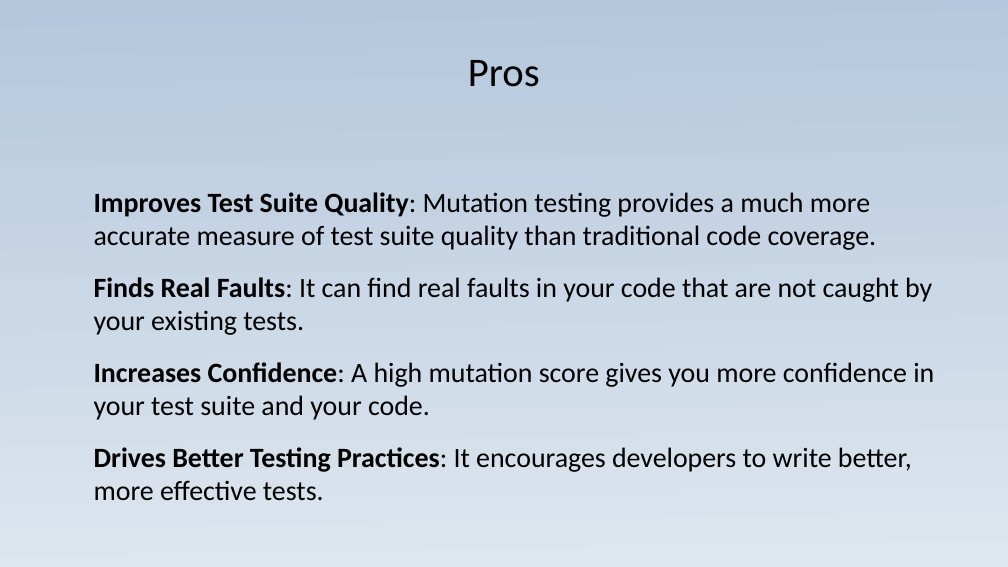
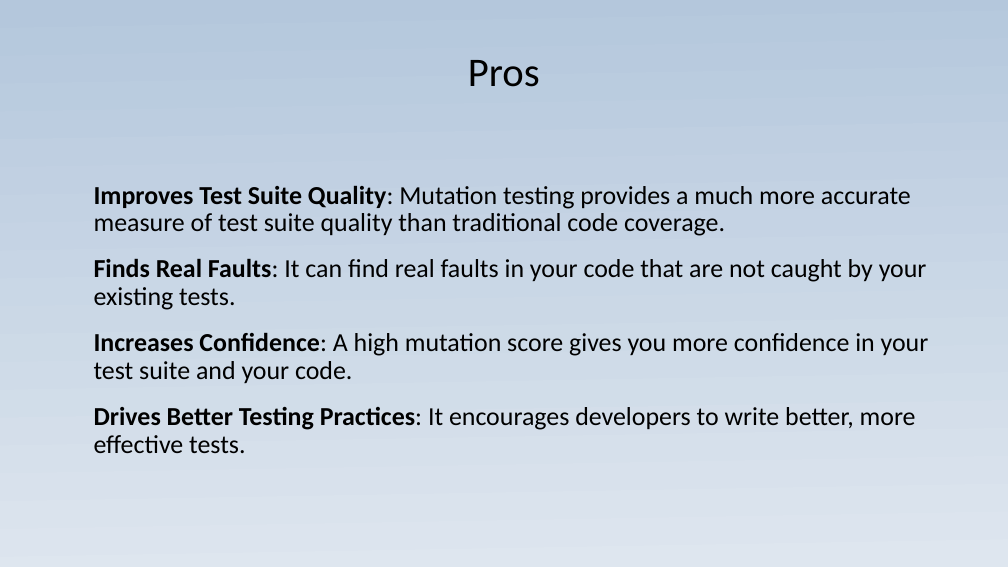
Before and after one commit to JoaoGuilhermedeSa/pitest, a slide deck: slide 14 of Presentation_exibition.ppsx (slide 13 before the commit). Drawn at 1008x567 pixels with LibreOffice and Linux fonts; fonts in the diff are those of the drawing. Boxes give left, top, right and bottom in pixels: in the first picture for what was removed or moved away, otherwise in the second. Text is boxed around its words. In the diff, an @@ line names an element or a change of style, - is before the commit and + after.

```diff
--- a/Presentation_exibition.ppsx
+++ b/Presentation_exibition.ppsx
@@ text "Improves Test Suite Quality: Mutation ..." at [94,185,929,453]: size 22 to 20.4 pt; line spacing 1 to 0.9 @@
```
Also in this commit, not shown: 3 other slides changed, 2 slides added, 1 slide removed, 8 other files.
